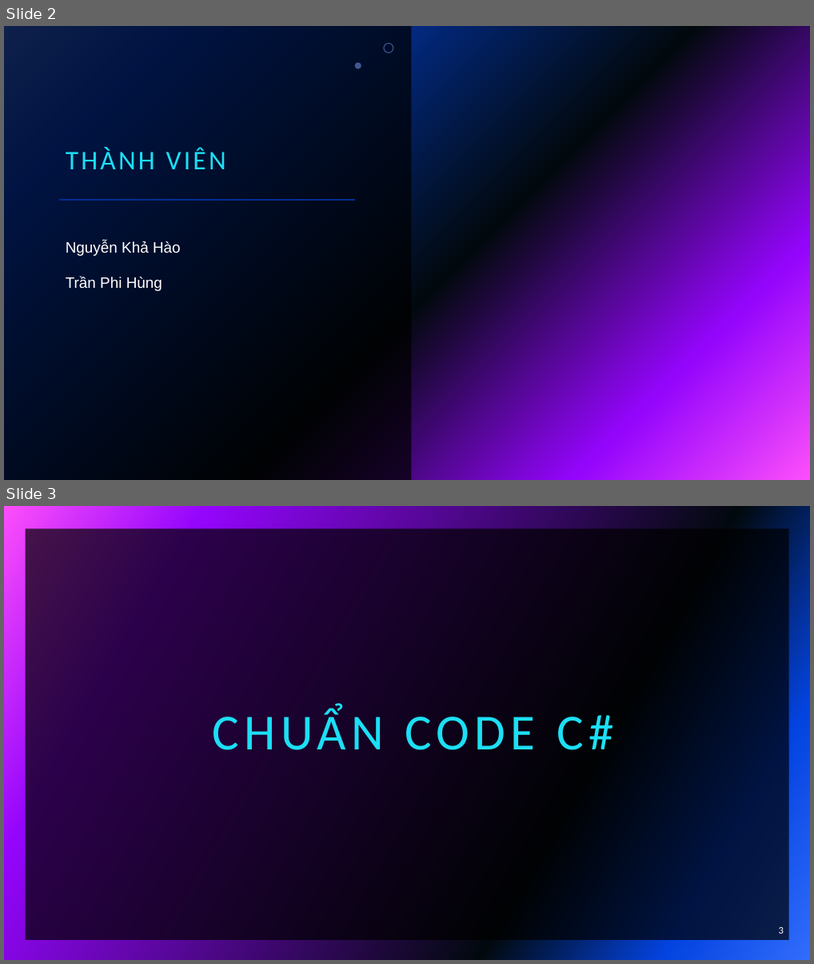
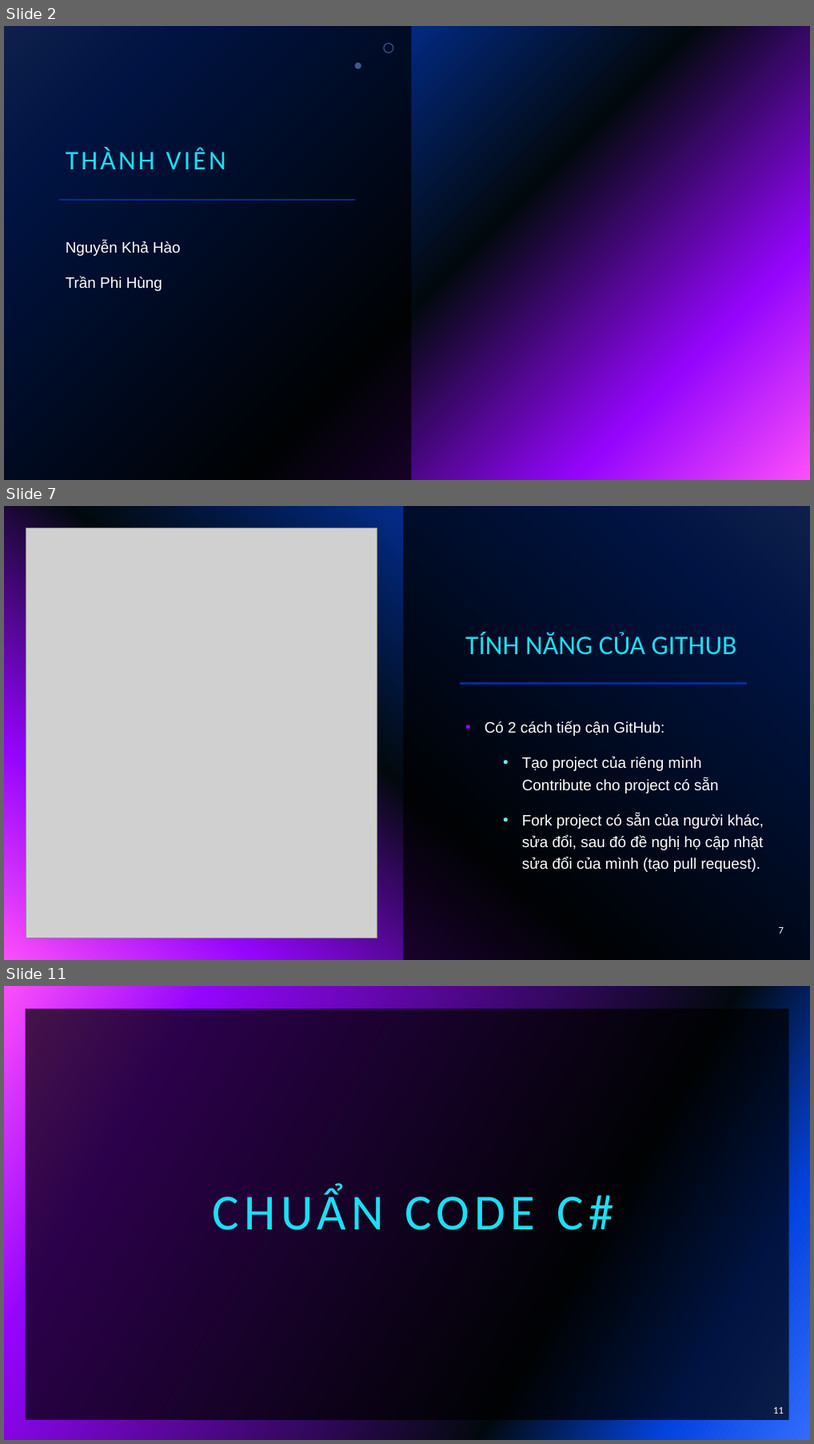
Before and after one commit to haohao0550/CongNghePhanMem, a slide deck: CNPM15_NHOM01_102220014_102220020_Github_CodeStyle_UnitCode.pptx. Shown one above the other, each under a label of ours: slides 2 and 3 before the commit, slides 2, 7 and 11 after it; the slides between them are not shown. The pictures are 814x964 and 814x1444 pixels, drawn with LibreOffice and Linux fonts; fonts in the diff are those of the drawing; grey boxes stand for pictures; background and template pictures are left out. Boxes give left, top, right and bottom in pixels: in the first picture for what was removed or moved away, otherwise in the second. Text is boxed around its words. In the diff, an @@ line names an element or a change of style, - is before the commit and + after.

Commit message:
update PowerPoint github-unittest-codestyle
update PowerPoint github-unittest-codestyle

```diff
--- a/CNPM15_NHOM01_102220014_102220020_Github_CodeStyle_UnitCode.pptx
+++ b/CNPM15_NHOM01_102220014_102220020_Github_CodeStyle_UnitCode.pptx
@@ slide 7 added at [4, 506, 810, 960], background gradient #316CFC to #0343DF to #02090E to #9405FC to #FC4EFB @@
@@ picture added at [26, 528, 378, 937] @@
@@ rectangle added at [404, 506, 810, 960], fill #000000 at 70% opacity @@
@@ title added at [466, 632, 738, 655], 32 pt, text #1CDFF5 @@
+TÍNH NĂNG CỦA GITHUB
@@ line added from (459, 684) to (747, 684), #9405FC 2 pt @@
@@ text added at [485, 721, 764, 872], 18 pt, text #FFFFFF @@
+• Có 2 cách tiếp cận GitHub:
+  • Tạo project của riêng mình Contribute cho project có sẵn
+  • Fork project có sẵn của người khác, sửa đổi, sau đó đề nghị họ cập nhật sửa đổi của mình (tạo pull request).
@@ page number added at [779, 927, 784, 933], 12 pt, text #FFFFFF @@
+7
@@ what was slide 3 is now slide 11 @@
@@ page number at [774, 1407, 784, 1413]: text changed @@
-3
+11
```
Also in this commit, not shown: 6 slides changed, 7 other slides added, 15 slides removed.
